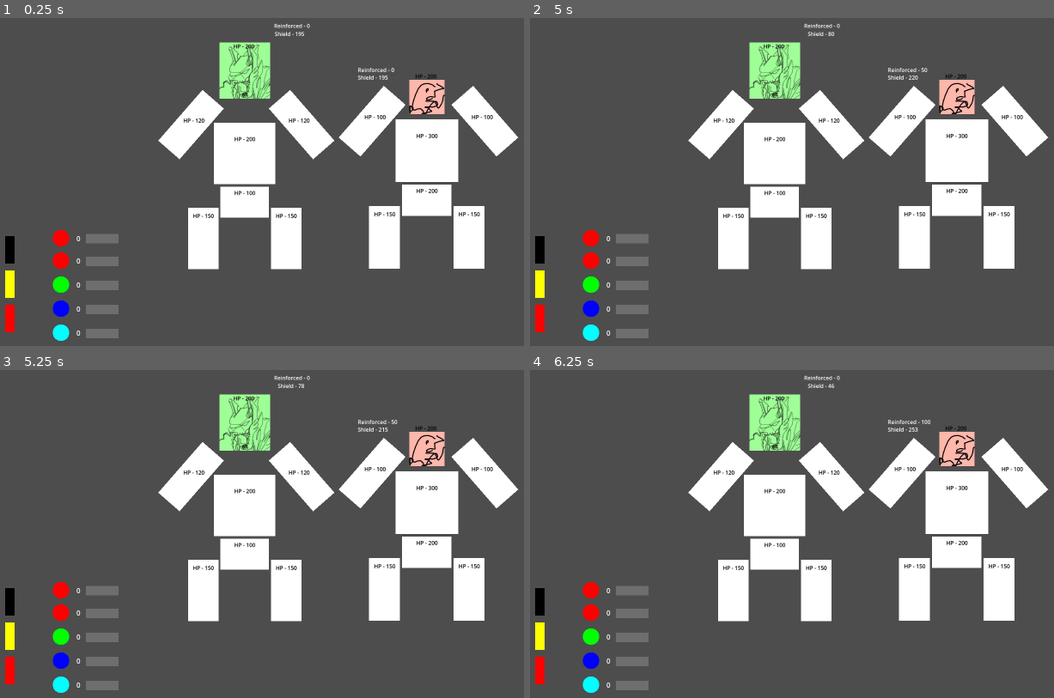
Above: before the commit, frames 1-4 (two rows, left to right).
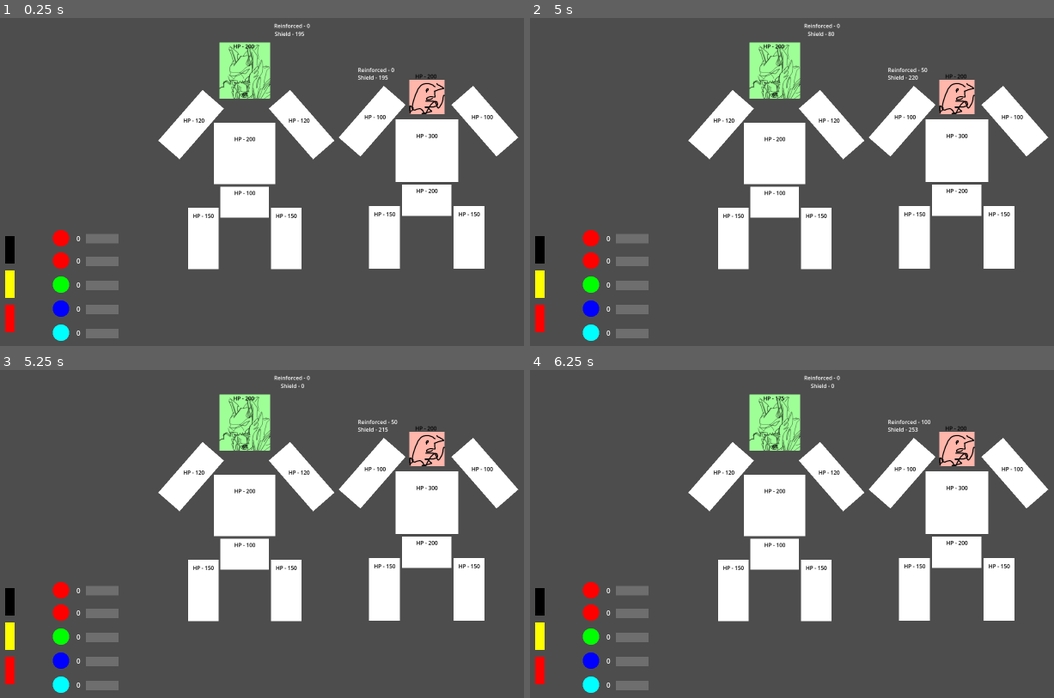
Above: after the commit, the same moments.

Repository: Wrygondryn/Megazord_BIGMODE2025
Game: Godot game, scene res://scenes/game.tscn
The game is run twice, just before and just after one commit, with the same random seed, the same clock (stepped at 60 frames per second) and the same inputs.
Inputs (mouse positions are in pixels of both pictures, inside the frame that each line leads up to):
- Up to frame 1 (0.25 s): no input
- Up to frame 2 (5 s): tap Enter at 0.5, 2.75, 4.25 s; move the mouse to (985, 145) at 0.52 s; click (985, 145) at 0.6 s; move the mouse to (697, 185) at 1.27 s; click (697, 185) at 1.35 s; tap Space at 2, 3.5 s; move the mouse to (902, 80) at 2.02 s; click (902, 80) at 2.1 s; move the mouse to (802, 244) at 2.77 s; click (802, 244) at 2.85 s; move the mouse to (1043, 224) at 3.52 s; click (1043, 224) at 3.6 s; move the mouse to (629, 106) at 4.27 s; click (629, 106) at 4.35 s
- Up to frame 3 (5.25 s): tap Space at 5 s; move the mouse to (340, 517) at 5.02 s; click (340, 517) at 5.1 s
- Up to frame 4 (6.25 s): move the mouse to (734, 422) at 5.77 s; click (734, 422) at 5.85 s

Frames 1-2 are identical in both runs. In frame 3, less than 0.1% of the frame differs, in the area x 52-59%, y 4-6%; in frame 4, less than 0.1%, in the area x 46-59%, y 4-10%.

Commit message:
Module Refactor + Start on Conditions
Refactored modules to be their own Node rather than having a whole bunch of other scripts have to store charge and charge rate.

Made the most minor of starts on conditions. Conditions required the refactor above so that's why they are unimplemented.

Diff:
--- /dev/null
+++ b/resources/mecha_restrain_attack_module.tres
@@ -0,0 +1,14 @@
+[gd_resource type="Resource" script_class="ModuleData" load_steps=2 format=3 uid="uid://dbkvet4qvrosd"]
+
+[ext_resource type="Script" path="res://scripts/module_data.gd" id="1_48ii0"]
+
+[resource]
+script = ExtResource("1_48ii0")
+action_kind = 0
+amount = 40.0
+pierces = false
+condition_kind = 0
+condition_time_secs = 3.0
+giga_target = 1
+target_body_part = 7
+charge_capacity = 100.0
--- a/scenes/body_part.tscn
+++ b/scenes/body_part.tscn
@@ -24,3 +24,9 @@
 offset_bottom = -88.0
 text = "HP - 000"
 horizontal_alignment = 1
+
+[node name="Modules" type="Node" parent="."]
+
+[node name="ConditionTimer" type="Timer" parent="."]
+
+[connection signal="action_ready" from="." to="." method="_on_action_ready"]
--- a/scenes/chargable_module.tscn
+++ b/scenes/charge_display.tscn
@@ -1,6 +1,6 @@
 [gd_scene load_steps=6 format=3 uid="uid://3y3al18ah6ax"]
 
-[ext_resource type="Script" path="res://scripts/module.gd" id="1_mqmjf"]
+[ext_resource type="Script" path="res://scripts/charge_display.gd" id="1_mqmjf"]
 
 [sub_resource type="Gradient" id="Gradient_wwtmp"]
 offsets = PackedFloat32Array(1)
@@ -16,7 +16,7 @@
 [sub_resource type="GradientTexture1D" id="GradientTexture1D_pgdbo"]
 gradient = SubResource("Gradient_xa34d")
 
-[node name="ChargableModule" type="Node2D"]
+[node name="ChargeDisplay" type="Node2D"]
 scale = Vector2(0.3, 0.3)
 script = ExtResource("1_mqmjf")
 
--- a/scenes/game.tscn
+++ b/scenes/game.tscn
@@ -1,20 +1,12 @@
-[gd_scene load_steps=16 format=3 uid="uid://he3fi3w1rn4e"]
+[gd_scene load_steps=8 format=3 uid="uid://he3fi3w1rn4e"]
 
 [ext_resource type="Script" path="res://scripts/dashboard.gd" id="1_bofyj"]
 [ext_resource type="PackedScene" uid="uid://dchbk5yutlhiu" path="res://scenes/socket.tscn" id="3_y3a8c"]
 [ext_resource type="PackedScene" uid="uid://kwregxsookrk" path="res://scenes/jack_dispenser.tscn" id="4_whl4r"]
-[ext_resource type="PackedScene" uid="uid://3y3al18ah6ax" path="res://scenes/chargable_module.tscn" id="5_llxl5"]
-[ext_resource type="Resource" uid="uid://08ag4xompugm" path="res://resources/mecha_attack_module.tres" id="6_7nf4m"]
+[ext_resource type="PackedScene" uid="uid://3y3al18ah6ax" path="res://scenes/charge_display.tscn" id="5_llxl5"]
 [ext_resource type="Script" path="res://scripts/battle.gd" id="6_bwiir"]
-[ext_resource type="Resource" uid="uid://6xs0ooprjwlw" path="res://resources/repair_module.tres" id="6_mdk4p"]
-[ext_resource type="Resource" uid="uid://c2gxr8tb4ey15" path="res://resources/shield_gain_module.tres" id="7_38vb0"]
 [ext_resource type="PackedScene" uid="uid://b72fg5qff5dt2" path="res://scenes/mechazord.tscn" id="7_huf8d"]
 [ext_resource type="PackedScene" uid="uid://bimy4xj03log8" path="res://scenes/kaiju.tscn" id="8_r0r2j"]
-[ext_resource type="Resource" uid="uid://dsjwk5kl6d66l" path="res://resources/reinforce_shield_module.tres" id="8_sf0h7"]
-[ext_resource type="Script" path="res://scripts/module_data.gd" id="12_uulql"]
-[ext_resource type="Resource" uid="uid://coxypd4ourgh7" path="res://resources/kaiju_light_attack_module.tres" id="13_ns0mg"]
-[ext_resource type="Resource" uid="uid://bni5fgqtb6e62" path="res://resources/kaiju_reinforce_shield_module.tres" id="14_lc2ke"]
-[ext_resource type="Resource" uid="uid://c0q5q66hnem0s" path="res://resources/kaiju_shield_gain_module.tres" id="15_owhwm"]
 
 [node name="Game" type="Node2D"]
 
@@ -40,59 +32,59 @@
 
 [node name="Socket" parent="Dashboard/Sockets" node_paths=PackedStringArray("module") instance=ExtResource("3_y3a8c")]
 position = Vector2(-570, 169)
-module = NodePath("../../ChargableModules/AttackModule")
+module = NodePath("../../../Battle/Mechazord/BodyParts/LeftArm/Modules/AttackModule")
 
 [node name="Sprite2D" parent="Dashboard/Sockets/Socket" index="0"]
 modulate = Color(1, 0, 0, 1)
 
 [node name="Socket2" parent="Dashboard/Sockets" node_paths=PackedStringArray("module") instance=ExtResource("3_y3a8c")]
 position = Vector2(-570, 221)
-module = NodePath("../../ChargableModules/AttackModule2")
+module = NodePath("../../../Battle/Mechazord/BodyParts/RightArm/Modules/AttackModule")
 
 [node name="Sprite2D" parent="Dashboard/Sockets/Socket2" index="0"]
 modulate = Color(1, 0, 0, 1)
 
 [node name="Socket3" parent="Dashboard/Sockets" node_paths=PackedStringArray("module") instance=ExtResource("3_y3a8c")]
 position = Vector2(-570, 277)
-module = NodePath("../../ChargableModules/HeadRepairModule")
+module = NodePath("../../../Battle/Mechazord/BodyParts/Head/Modules/RepairModule")
 
 [node name="Socket4" parent="Dashboard/Sockets" node_paths=PackedStringArray("module") instance=ExtResource("3_y3a8c")]
 position = Vector2(-570, 333)
-module = NodePath("../../ChargableModules/ShieldGainModule2")
+module = NodePath("../../../Battle/Mechazord/BodyParts/Torso/Modules/ShieldModule")
 
 [node name="Sprite2D" parent="Dashboard/Sockets/Socket4" index="0"]
 modulate = Color(0, 0, 1, 1)
 
 [node name="Socket5" parent="Dashboard/Sockets" node_paths=PackedStringArray("module") instance=ExtResource("3_y3a8c")]
 position = Vector2(-570, 389)
-module = NodePath("../../ChargableModules/ReinforceShieldModule3")
+module = NodePath("../../../Battle/Mechazord/BodyParts/Pelvis/Modules/ReinforceShieldModule")
 
 [node name="Sprite2D" parent="Dashboard/Sockets/Socket5" index="0"]
 modulate = Color(0, 1, 1, 1)
 
 [node name="Jacks" type="Node2D" parent="Dashboard"]
 
-[node name="ChargableModules" type="Node2D" parent="Dashboard"]
+[node name="ChargeDisplays" type="Node2D" parent="Dashboard"]
 
-[node name="AttackModule" parent="Dashboard/ChargableModules" instance=ExtResource("5_llxl5")]
+[node name="LeftArmAttackDisplay" parent="Dashboard/ChargeDisplays" node_paths=PackedStringArray("module") instance=ExtResource("5_llxl5")]
 position = Vector2(-474, 170)
-module_data = ExtResource("6_7nf4m")
+module = NodePath("../../../Battle/Mechazord/BodyParts/LeftArm/Modules/AttackModule")
 
-[node name="AttackModule2" parent="Dashboard/ChargableModules" instance=ExtResource("5_llxl5")]
+[node name="RightArmAttackDisplay" parent="Dashboard/ChargeDisplays" node_paths=PackedStringArray("module") instance=ExtResource("5_llxl5")]
 position = Vector2(-474, 223)
-module_data = ExtResource("6_7nf4m")
+module = NodePath("../../../Battle/Mechazord/BodyParts/RightArm/Modules/AttackModule")
 
-[node name="HeadRepairModule" parent="Dashboard/ChargableModules" instance=ExtResource("5_llxl5")]
+[node name="HeadRepairDisplay" parent="Dashboard/ChargeDisplays" node_paths=PackedStringArray("module") instance=ExtResource("5_llxl5")]
 position = Vector2(-474, 279)
-module_data = ExtResource("6_mdk4p")
+module = NodePath("../../../Battle/Mechazord/BodyParts/Head/Modules/RepairModule")
 
-[node name="ShieldGainModule2" parent="Dashboard/ChargableModules" instance=ExtResource("5_llxl5")]
+[node name="TorsoShieldGainDisplay" parent="Dashboard/ChargeDisplays" node_paths=PackedStringArray("module") instance=ExtResource("5_llxl5")]
 position = Vector2(-474, 335)
-module_data = ExtResource("7_38vb0")
+module = NodePath("../../../Battle/Mechazord/BodyParts/Torso/Modules/ShieldModule")
 
-[node name="ReinforceShieldModule3" parent="Dashboard/ChargableModules" instance=ExtResource("5_llxl5")]
+[node name="PelvisReinforceShieldDisplay" parent="Dashboard/ChargeDisplays" node_paths=PackedStringArray("module") instance=ExtResource("5_llxl5")]
 position = Vector2(-474, 391)
-module_data = ExtResource("8_sf0h7")
+module = NodePath("../../../Battle/Mechazord/BodyParts/Pelvis/Modules/ReinforceShieldModule")
 
 [node name="Battle" type="Node2D" parent="."]
 unique_name_in_owner = true
@@ -105,7 +97,6 @@
 [node name="Kaiju" parent="Battle" instance=ExtResource("8_r0r2j")]
 position = Vector2(281, -194)
 scale = Vector2(0.8, 0.8)
-modules = Array[ExtResource("12_uulql")]([ExtResource("13_ns0mg"), ExtResource("14_lc2ke"), ExtResource("15_owhwm")])
 
 [node name="Camera2D" type="Camera2D" parent="."]
 
@@ -114,3 +105,11 @@
 [editable path="Dashboard/Sockets/Socket3"]
 [editable path="Dashboard/Sockets/Socket4"]
 [editable path="Dashboard/Sockets/Socket5"]
+[editable path="Battle/Mechazord"]
+[editable path="Battle/Mechazord/BodyParts/Head"]
+[editable path="Battle/Mechazord/BodyParts/LeftArm"]
+[editable path="Battle/Mechazord/BodyParts/RightArm"]
+[editable path="Battle/Mechazord/BodyParts/Torso"]
+[editable path="Battle/Mechazord/BodyParts/Pelvis"]
+[editable path="Battle/Mechazord/BodyParts/LeftLeg"]
+[editable path="Battle/Mechazord/BodyParts/RightLeg"]
--- a/scenes/kaiju.tscn
+++ b/scenes/kaiju.tscn
@@ -1,15 +1,17 @@
-[gd_scene load_steps=6 format=3 uid="uid://bimy4xj03log8"]
+[gd_scene load_steps=9 format=3 uid="uid://bimy4xj03log8"]
 
 [ext_resource type="Script" path="res://scripts/kaiju.gd" id="1_h5lc8"]
 [ext_resource type="Texture2D" uid="uid://ccck2r0agp2o0" path="res://assets/dummy_kaiju.png" id="1_hft5c"]
-[ext_resource type="Script" path="res://scripts/module_data.gd" id="2_mlru2"]
 [ext_resource type="PackedScene" uid="uid://dk7mb70mb5rp2" path="res://scenes/body_part.tscn" id="2_nclt7"]
 [ext_resource type="Resource" uid="uid://coxypd4ourgh7" path="res://resources/kaiju_light_attack_module.tres" id="3_3gsc7"]
+[ext_resource type="Script" path="res://scripts/module.gd" id="6_1hcic"]
+[ext_resource type="Resource" uid="uid://bujn1bqqbiw68" path="res://resources/kaiju_heavy_attack_module.tres" id="7_tmxo7"]
+[ext_resource type="Resource" uid="uid://bni5fgqtb6e62" path="res://resources/kaiju_reinforce_shield_module.tres" id="8_jhhtr"]
+[ext_resource type="Resource" uid="uid://c0q5q66hnem0s" path="res://resources/kaiju_shield_gain_module.tres" id="9_mmk55"]
 
 [node name="Kaiju" type="Node2D"]
 scale = Vector2(1.5, 1.5)
 script = ExtResource("1_h5lc8")
-modules = Array[ExtResource("2_mlru2")]([ExtResource("3_3gsc7")])
 
 [node name="ShieldDisplay_TEMP" type="Label" parent="."]
 offset_left = -200.0
@@ -59,6 +61,10 @@
 offset_right = 28.0
 offset_bottom = 13.0
 
+[node name="HeavyAttackModule" type="Node" parent="BodyParts/LeftArm/Modules" index="0"]
+script = ExtResource("6_1hcic")
+data = ExtResource("7_tmxo7")
+
 [node name="RightArm" parent="BodyParts" instance=ExtResource("2_nclt7")]
 position = Vector2(182, 99)
 kind = 2
@@ -75,6 +81,10 @@
 offset_right = 12.0
 offset_bottom = 13.0
 
+[node name="LightAttackModule" type="Node" parent="BodyParts/RightArm/Modules" index="0"]
+script = ExtResource("6_1hcic")
+data = ExtResource("3_3gsc7")
+
 [node name="Torso" parent="BodyParts" instance=ExtResource("2_nclt7")]
 position = Vector2(1, 199)
 kind = 3
@@ -87,6 +97,10 @@
 offset_top = -55.0
 offset_bottom = -32.0
 
+[node name="ReinforceShieldModule" type="Node" parent="BodyParts/Torso/Modules" index="0"]
+script = ExtResource("6_1hcic")
+data = ExtResource("8_jhhtr")
+
 [node name="Pelvis" parent="BodyParts" instance=ExtResource("2_nclt7")]
 position = Vector2(1, 343)
 kind = 4
@@ -98,6 +112,10 @@
 [node name="HPDisplay_TEMP" parent="BodyParts/Pelvis" index="1"]
 offset_top = -39.0
 offset_bottom = -16.0
+
+[node name="ShieldGainModule" type="Node" parent="BodyParts/Pelvis/Modules" index="0"]
+script = ExtResource("6_1hcic")
+data = ExtResource("9_mmk55")
 
 [node name="LeftLeg" parent="BodyParts" instance=ExtResource("2_nclt7")]
 position = Vector2(-122, 451)
--- a/scenes/mechazord.tscn
+++ b/scenes/mechazord.tscn
@@ -1,8 +1,13 @@
-[gd_scene load_steps=4 format=3 uid="uid://b72fg5qff5dt2"]
+[gd_scene load_steps=9 format=3 uid="uid://b72fg5qff5dt2"]
 
 [ext_resource type="Script" path="res://scripts/mechazord.gd" id="1_6b4sr"]
 [ext_resource type="Texture2D" uid="uid://dqx24uuscef21" path="res://assets/dummy_mech.png" id="1_f1ark"]
 [ext_resource type="PackedScene" uid="uid://dk7mb70mb5rp2" path="res://scenes/body_part.tscn" id="2_e7bsx"]
+[ext_resource type="Script" path="res://scripts/module.gd" id="4_54e7a"]
+[ext_resource type="Resource" uid="uid://6xs0ooprjwlw" path="res://resources/repair_module.tres" id="5_5g8jl"]
+[ext_resource type="Resource" uid="uid://08ag4xompugm" path="res://resources/mecha_attack_module.tres" id="6_brh6d"]
+[ext_resource type="Resource" uid="uid://c2gxr8tb4ey15" path="res://resources/shield_gain_module.tres" id="7_1ko7c"]
+[ext_resource type="Resource" uid="uid://dsjwk5kl6d66l" path="res://resources/reinforce_shield_module.tres" id="8_bffj0"]
 
 [node name="Mechazord" type="Node2D"]
 script = ExtResource("1_6b4sr")
@@ -39,6 +44,10 @@
 offset_top = -151.0
 offset_bottom = -128.0
 
+[node name="RepairModule" type="Node" parent="BodyParts/Head/Modules" index="0"]
+script = ExtResource("4_54e7a")
+data = ExtResource("5_5g8jl")
+
 [node name="LeftArm" parent="BodyParts" instance=ExtResource("2_e7bsx")]
 position = Vector2(-146, 147)
 kind = 1
@@ -54,6 +63,10 @@
 offset_top = -10.0
 offset_right = 28.0
 offset_bottom = 13.0
+
+[node name="AttackModule" type="Node" parent="BodyParts/LeftArm/Modules" index="0"]
+script = ExtResource("4_54e7a")
+data = ExtResource("6_brh6d")
 
 [node name="RightArm" parent="BodyParts" instance=ExtResource("2_e7bsx")]
 position = Vector2(182, 147)
@@ -71,6 +84,10 @@
 offset_right = 12.0
 offset_bottom = 13.0
 
+[node name="AttackModule" type="Node" parent="BodyParts/RightArm/Modules" index="0"]
+script = ExtResource("4_54e7a")
+data = ExtResource("6_brh6d")
+
 [node name="Torso" parent="BodyParts" instance=ExtResource("2_e7bsx")]
 position = Vector2(1, 247)
 kind = 3
@@ -83,6 +100,10 @@
 offset_top = -55.0
 offset_bottom = -32.0
 
+[node name="ShieldModule" type="Node" parent="BodyParts/Torso/Modules" index="0"]
+script = ExtResource("4_54e7a")
+data = ExtResource("7_1ko7c")
+
 [node name="Pelvis" parent="BodyParts" instance=ExtResource("2_e7bsx")]
 position = Vector2(1, 391)
 kind = 4
@@ -94,6 +115,10 @@
 [node name="HPDisplay_TEMP" parent="BodyParts/Pelvis" index="1"]
 offset_top = -39.0
 offset_bottom = -16.0
+
+[node name="ReinforceShieldModule" type="Node" parent="BodyParts/Pelvis/Modules" index="0"]
+script = ExtResource("4_54e7a")
+data = ExtResource("8_bffj0")
 
 [node name="LeftLeg" parent="BodyParts" instance=ExtResource("2_e7bsx")]
 position = Vector2(-122, 499)
--- /dev/null
+++ b/scenes/module.tscn
@@ -0,0 +1,6 @@
+[gd_scene load_steps=2 format=3 uid="uid://bxjoxwwwpo3g0"]
+
+[ext_resource type="Script" path="res://scripts/module.gd" id="1_qilsv"]
+
+[node name="Module" type="Node"]
+script = ExtResource("1_qilsv")
--- a/scripts/action.gd
+++ b/scripts/action.gd
@@ -4,6 +4,8 @@
 var kind: Helpers.ActionKind
 var amount: float
 var pierces: bool
+var condition_kind: Helpers.Condition
+var condition_time_secs: float
 var target: Helpers.GigaTarget
 var body_part: Helpers.BodyPart
 
@@ -11,11 +13,15 @@
 	kind: Helpers.ActionKind,
 	amount: float,
 	pierces: bool,
+	condition_kind: Helpers.Condition,
+	condition_time_secs: float,
 	target: Helpers.GigaTarget,
 	body_part: Helpers.BodyPart
 ):
 	self.kind = kind
 	self.amount = amount
+	self.condition_kind = condition_kind
+	self.condition_time_secs = condition_time_secs
 	self.pierces = pierces
 	self.target = target
 	self.body_part = body_part
@@ -31,6 +37,8 @@
 		module.action_kind,
 		module.amount,
 		module.pierces,
+		module.condition_kind,
+		module.condition_time_secs,
 		module.giga_target,
 		module.target_body_part
 	)
--- a/scripts/battle.gd
+++ b/scripts/battle.gd
@@ -28,8 +28,10 @@
 			Helpers.ActionKind.ATTACK:
 				match action.target:
 					Helpers.GigaTarget.MECHAZORD:
+						print("Attack from kaiju")
 						kaiju.damage_target(mechazord, action.amount, action.pierces)
 					Helpers.GigaTarget.KAIJU:
+						print("Attack from mechazord")
 						mechazord.damage_target(kaiju, action.amount, action.pierces)
 
 			Helpers.ActionKind.REPAIR:
--- a/scripts/body_part.gd
+++ b/scripts/body_part.gd
@@ -3,15 +3,25 @@
 @export var kind: Helpers.BodyPart = Helpers.BodyPart.ANY
 @export_range(10.0, 10000.0, 1.0, "or_greater", "hide_slider") var max_hp: float
 
+@onready var modules: Node = $Modules
 @onready var hp_display_temp: Label = $HPDisplay_TEMP
+@onready var condition_timer: Timer = $ConditionTimer
 
 var hp: float
+var condition := Helpers.Condition.NONE
+
+
+signal action_ready
 
 # Called when the node enters the scene tree for the first time.
 func _ready() -> void:
 	hp = max_hp
-
+	for module in modules.get_children():
+		module.fully_charged.connect(_on_module_fully_charged)
 
 # Called every frame. 'delta' is the elapsed time since the previous frame.
 func _process(delta: float) -> void:
 	hp_display_temp.text = "HP - %.0f" % hp
+
+func _on_module_fully_charged(data: ModuleData) -> void:
+	action_ready.emit(Action.from_module_data(data))
--- /dev/null
+++ b/scripts/charge_display.gd
@@ -0,0 +1,19 @@
+extends Node2D
+
+@export var module: Node
+
+@onready var charge_bar: Sprite2D = $ChargeBar
+
+var initial_charge_bar_transform: Transform2D
+
+# Called when the node enters the scene tree for the first time.
+func _ready() -> void:
+	initial_charge_bar_transform = charge_bar.transform
+
+# Called every frame. 'delta' is the elapsed time since the previous frame.
+func _process(delta: float) -> void:
+	var frac_charged = module.charge / module.data.charge_capacity
+	charge_bar.transform = initial_charge_bar_transform.scaled(Vector2(frac_charged, 1.0))
+	var initial_width = charge_bar.texture.get_width() * initial_charge_bar_transform.get_scale().x * transform.get_scale().x
+	var new_width = initial_width * frac_charged
+	charge_bar.global_position.x = transform.origin.x - (initial_width - new_width) / 2.0
--- a/scripts/dashboard.gd
+++ b/scripts/dashboard.gd
@@ -179,11 +179,12 @@
 	)
 
 	for i in range(sockets.get_child_count()):
-		sockets.get_child(i).module.set_proportional_charge_rate(0.0)
+		sockets.get_child(i).module.charge_rate = 0.0
 
 	for connection in connections:
 		var power = instance_from_id(connection.jack_instance_id).power
 		var socket := instance_from_id(connection.socket_instance_id)
 		#TODO: Figure out a way to not have to mutate state between objects, it seems very
 		#easy to mess up and leak bugs
-		socket.module.set_proportional_charge_rate(power / total_power)
+
+		socket.module.charge_rate = Helpers.MAX_CHARGE_PER_SEC * power / total_power
--- a/scripts/helpers.gd
+++ b/scripts/helpers.gd
@@ -28,6 +28,11 @@
 	ANY
 }
 
+enum Condition {
+	RESTRAINED,
+	NONE
+}
+
 const MAX_CHARGE_PER_SEC = 50
 const KAIJU_DEFAULT_CHARGE_PER_SEC = 25
 const SHIELD_DRAIN_FRAC_PER_SEC = 0.1
--- a/scripts/kaiju.gd
+++ b/scripts/kaiju.gd
@@ -1,15 +1,16 @@
 extends Node2D
 
-@export var modules: Array[ModuleData]
+
 @export_range(0.0, 1000.0, 1.0, "or_greater", "hide_slider") var shield: float = 200.0
+#TODO: Reintroduce this if we want modules that are separate from body parts
+#@export var extra_modules: Array[ModuleData]
 
-@onready var battle: Node2D = %Battle
 @onready var body_parts: Node2D = $BodyParts
 @onready var shield_display_temp: Label = $ShieldDisplay_TEMP
 @onready var reinforced_shield_display_temp: Label = $ReinforcedShieldDisplay_TEMP
+@onready var battle: Node2D = %Battle
 
 var reinforced_shield: float = 0.0
-var charges: Array[float]
 
 
 signal victory
@@ -45,25 +46,31 @@
 func reinforce_shield(shield_reinforced: float):
 	reinforced_shield = min(reinforced_shield + shield_reinforced, shield)
 
-# Called when the node enters the scene tree for the first time.
-func _ready() -> void:
-	for i in range(len(modules)):
-		charges.append(0.0)
+func apply_condition(condition: Helpers.Condition, target_body_part: Helpers.BodyPart, time_length_secs: float):
+	for i in range(body_parts.get_child_count()):
+		var body_part = body_parts.get_child(i)
+		if body_part.kind == target_body_part:
+			body_part.condition = condition
+			body_part.condition_timer.wait_time = time_length_secs
+			body_part.condition_timer.start()
+			break
+
+
+func _ready():
+	for body_part in body_parts.get_children():
+		for module in body_part.modules.get_children():
+			module.charge_rate = Helpers.KAIJU_DEFAULT_CHARGE_PER_SEC
+
+		body_part.action_ready.connect(_on_body_part_action_ready)
 
 # Called every frame. 'delta' is the elapsed time since the previous frame.
 func _process(delta: float) -> void:
-	assert(len(charges) == len(modules))
-
 	shield = max(shield * (1.0 - Helpers.SHIELD_DRAIN_FRAC_PER_SEC * delta), 0.0)
 	if shield < reinforced_shield:
 		reinforced_shield = shield
 
-	for i in range(len(charges)):
-		charges[i] += Helpers.KAIJU_DEFAULT_CHARGE_PER_SEC * delta
-
-		if charges[i] >= modules[i].charge_capacity:
-			battle.queue_action(Action.from_module_data(modules[i]))
-			charges[i] = 0.0
-
 	shield_display_temp.text = "Shield - %.0f" % shield
 	reinforced_shield_display_temp.text = "Reinforced - %.0f" % reinforced_shield
+
+func _on_body_part_action_ready(action: Action):
+	battle.queue_action(action)
--- a/scripts/mechazord.gd
+++ b/scripts/mechazord.gd
@@ -6,6 +6,7 @@
 @onready var shield_display_temp: Label = $ShieldDisplay_TEMP
 @onready var reinforced_shield_display_temp: Label = $ReinforcedShieldDisplay_TEMP
 @onready var one_second_timer: Timer = $OneSecondTimer
+@onready var battle: Node2D = %Battle
 
 var reinforced_shield: float = 0.0
 
@@ -57,7 +58,8 @@
 
 # Called when the node enters the scene tree for the first time.
 func _ready() -> void:
-	pass # Replace with function body.
+	for body_part in body_parts.get_children():
+		body_part.action_ready.connect(_on_body_part_action_ready)
 
 # Called every frame. 'delta' is the elapsed time since the previous frame.
 func _process(delta: float) -> void:
@@ -67,3 +69,6 @@
 
 	shield_display_temp.text = "Shield - %.0f" % shield
 	reinforced_shield_display_temp.text = "Reinforced - %.0f" % reinforced_shield
+
+func _on_body_part_action_ready(action: Action):
+	battle.queue_action(action)
--- a/scripts/module.gd
+++ b/scripts/module.gd
@@ -1,36 +1,23 @@
-extends Node2D
+extends Node
 class_name Module
 
-@export var module_data: ModuleData
-
-@onready var charge_bar: Sprite2D = $ChargeBar
-@onready var battle: Node2D = %Battle
+@export var data: ModuleData
 
 var charge: float = 0.0
 var charge_rate: float = 0.0
-var initial_charge_bar_transform: Transform2D
 
-func set_proportional_charge_rate(proportion: float):
-	assert(proportion >= 0.0 && proportion <= 1.0)
-	charge_rate = Helpers.MAX_CHARGE_PER_SEC * proportion
 
-# Called when the node enters the scene tree for the first time.
-func _ready() -> void:
-	initial_charge_bar_transform = charge_bar.transform
+signal fully_charged
+
 
 # Called every frame. 'delta' is the elapsed time since the previous frame.
 func _process(delta: float) -> void:
 	charge += charge_rate * delta
+
 	#TODO: Charge decay
-	if charge >= module_data.charge_capacity:
-		battle.queue_action(Action.from_module_data(module_data))
+	if charge >= data.charge_capacity:
+		fully_charged.emit(data)
 		charge = 0.0
 
 	if charge <= 0.0:
 		charge = 0.0
-
-	var frac_charged = charge / module_data.charge_capacity
-	charge_bar.transform = initial_charge_bar_transform.scaled(Vector2(frac_charged, 1.0))
-	var initial_width = charge_bar.texture.get_width() * initial_charge_bar_transform.get_scale().x * transform.get_scale().x
-	var new_width = initial_width * frac_charged
-	charge_bar.global_position.x = transform.origin.x - (initial_width - new_width) / 2.0
--- a/scripts/module_data.gd
+++ b/scripts/module_data.gd
@@ -8,6 +8,8 @@
 @export var action_kind: Helpers.ActionKind
 @export_range(0.0, 1000.0, 1.0, "or_greater", "hide_slider") var amount: float
 @export var pierces: bool
+@export var condition_kind: Helpers.Condition
+@export_range(0.0, 60.0, 1.0, "or_greater", "hide_slider") var condition_time_secs: float
 @export var giga_target: Helpers.GigaTarget
 @export var target_body_part: Helpers.BodyPart
 
@@ -18,12 +20,16 @@
 	charge_capacity = 100.0,
 	amount := 0.0,
 	pierces := false,
+	condition_kind := Helpers.Condition.NONE,
+	condition_time_secs := 0.0,
 	giga_target := Helpers.GigaTarget.KAIJU,
 	target_body_part := Helpers.BodyPart.ANY
 ):
 	self.action_kind = action_kind
 	self.amount = amount
 	self.pierces = pierces
+	self.condition_kind = condition_kind
+	self.condition_time_secs = condition_time_secs
 	self.giga_target = giga_target
 	self.target_body_part = target_body_part
 
